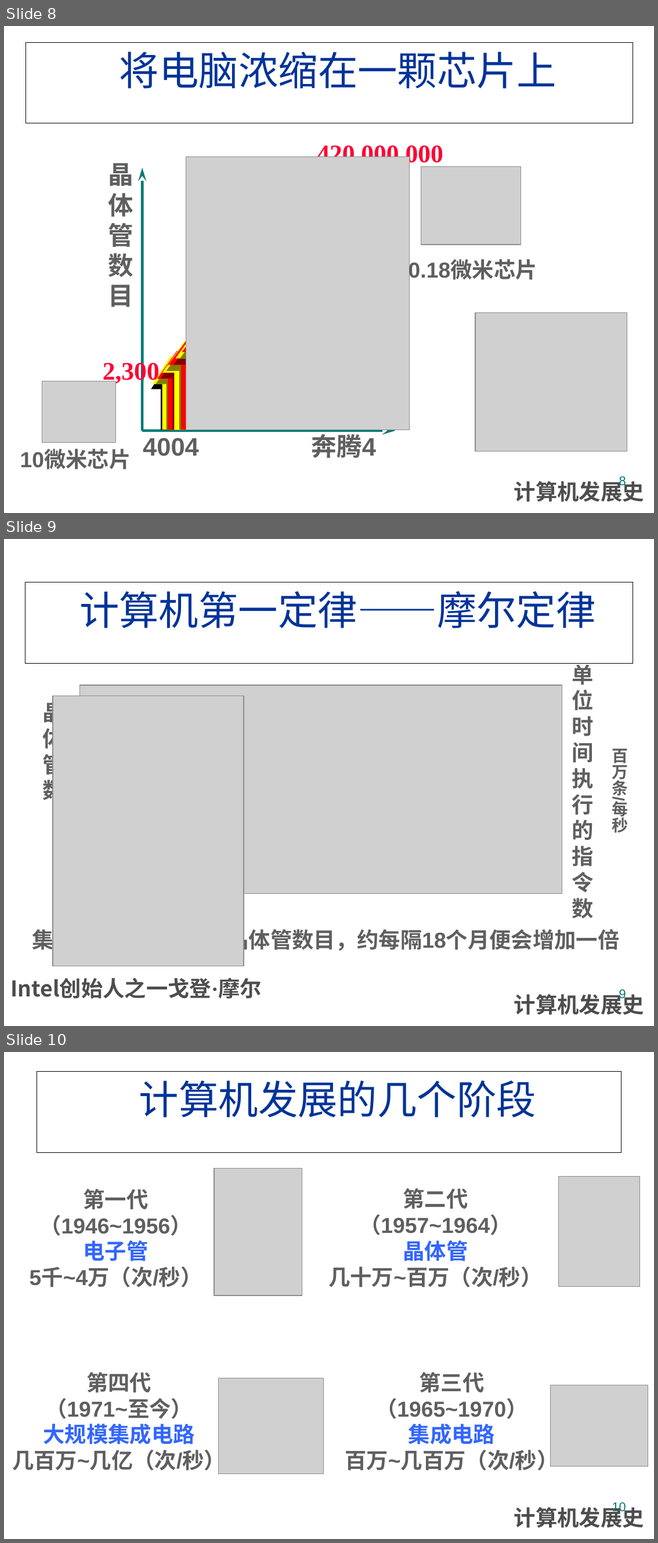
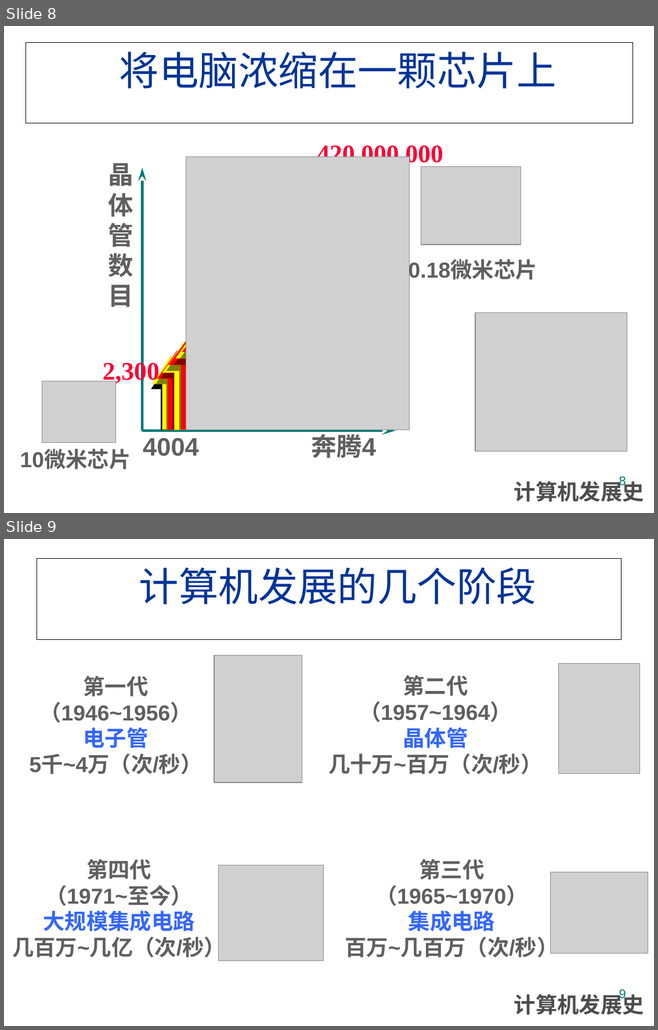
Before and after one commit to jtrfid/C-Repositories, a slide deck: 2016/计算机导论/pptx/第1章计算机文化概论.pptx. Shown one above the other, each under a label of ours: slides 8, 9 and 10 before the commit, slides 8 and 9 after it. The pictures are 658x1543 and 658x1030 pixels, drawn with LibreOffice and Linux fonts; fonts in the diff are those of the drawing; grey boxes stand for pictures; background and template pictures are left out. Boxes give left, top, right and bottom in pixels: in the first picture for what was removed or moved away, otherwise in the second. Text is boxed around its words. In the diff, an @@ line names an element or a change of style, - is before the commit and + after.

```diff
--- a/2016/计算机导论/pptx/第1章计算机文化概论.pptx
+++ b/2016/计算机导论/pptx/第1章计算机文化概论.pptx
@@ slide 9 removed at [4,539,654,1026], background picture (left out) @@
@@ title removed at [25,583,632,664] @@
-计算机第一定律——摩尔定律
@@ text removed at [572,663,593,919] @@
-单
-位
-时
-间
-执
-行
-的
-指
-令
-数
@@ picture removed at [80,685,562,894] @@
@@ text removed at [43,699,64,805] @@
-晶
-体
-管
-数
@@ picture removed at [53,696,244,966] @@
@@ text removed at [611,748,628,833] @@
-百万条/每秒
@@ text removed at [32,926,619,954] @@
-集成电路上可容纳的晶体管数目，约每隔18个月便会增加一倍
@@ text removed at [10,978,262,999] @@
-Intel创始人之一戈登·摩尔
@@ text removed at [514,991,644,1015] @@
-计算机发展史
@@ page number removed at [619,988,626,1001] @@
-9
@@ what was slide 10 is now slide 9 @@
@@ page number at [619,988,626,1001]: text changed @@
-10
+9
```
Also in this commit, not shown: 6 slides changed.
